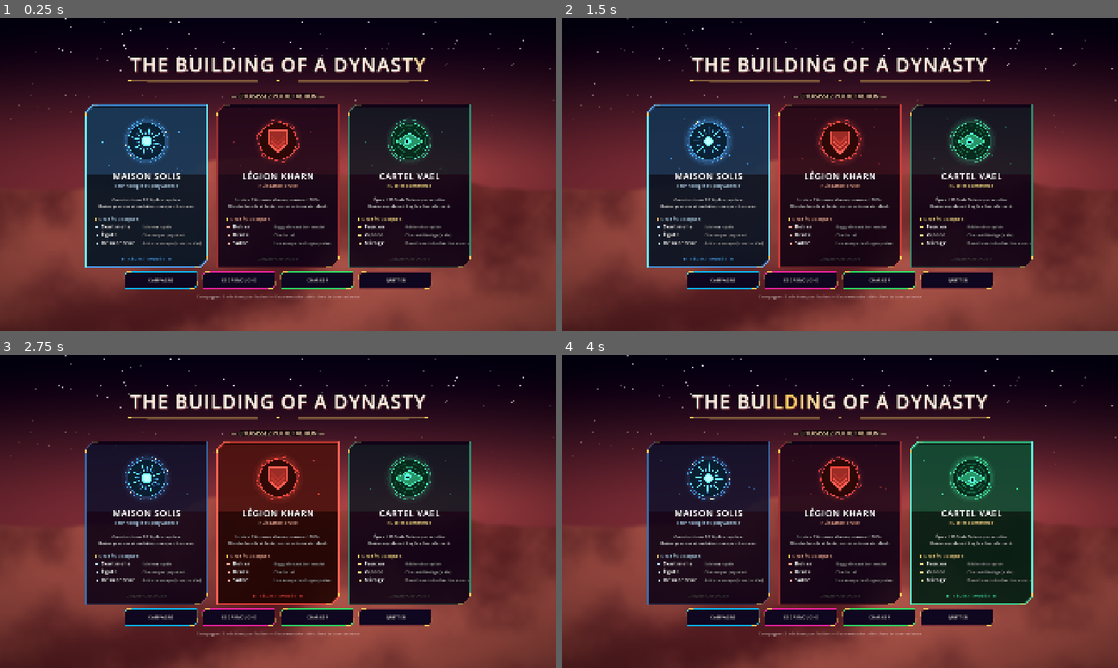
Above: before the commit, frames 1-4 (two rows, left to right).
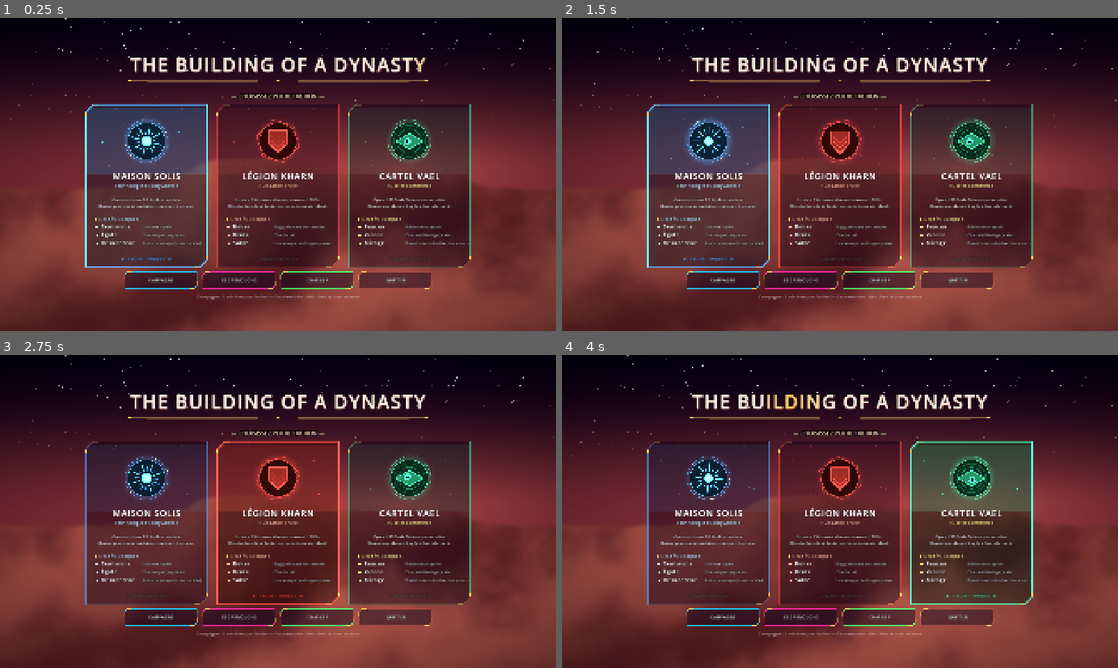
Above: after the commit, the same moments.

Repository: Nydaunvan/dune2-remake
Game: Godot game, scene res://menu.tscn
The game is run twice, just before and just after one commit, with the same random seed, the same clock (stepped at 60 frames per second) and the same inputs.
Inputs (mouse positions are in pixels of both pictures, inside the frame that each line leads up to):
- Up to frame 1 (0.25 s): no input
- Up to frame 2 (1.5 s): tap Enter at 0.5 s; drag from (840, 174) to (895, 105) at 0.52 s; drag from (728, 190) to (812, 237) at 1.27 s
- Up to frame 3 (2.75 s): move the mouse to (333, 442) at 2.02 s; hold Right (ui_right) from 2.03 s (still down); tap O at 2.1 s; click (333, 442) at 2.17 s; tap M at 2.3 s
- Up to frame 4 (4 s): release Right (ui_right) at 2.75 s; drag from (812, 574) to (673, 464) at 2.77 s; move the mouse to (1006, 558) at 3.52 s; hold Left (ui_left) from 3.53 s (still down); tap U at 3.6 s; click (1006, 558) at 3.67 s; tap M at 3.8 s

The runs differ from the first frame. In frame 1, 33% of the frame differs, in the area x 15-85%, y 27-87%; in frame 2, 32%; in frame 3, 31%; in frame 4, 33%.

Commit message:
Interface à fond translucide (panneaux verre, cadres, notifications)
Co-Authored-By: Claude Sonnet 5.5 <noreply@anthropic.com>
Claude-Session: https://claude.ai/code/session_016J9VLX1JshULsfbSsqHF5q

Diff:
--- a/shaders/ui_glass.gdshader
+++ b/shaders/ui_glass.gdshader
@@ -12,7 +12,8 @@
 uniform float border_w = 2.0;
 uniform float glow = 1.0;
 uniform float blur = 3.0;
-uniform float tint = 0.62;
+uniform float tint = 0.4;
+uniform float fill_alpha = 0.42; // opacité du fond (le jeu reste visible à travers)
 
 float sd_box(vec2 p, vec2 b, float r) {
 	vec2 q = abs(p) - b + vec2(r);
@@ -52,7 +53,7 @@
 	col = mix(col, bc * (1.0 + 0.6 * glow + 1.2 * corner), edge);
 	col = mix(bc, col, inside);
 
-	float a = inside * mix(0.88, 1.0, edge);
+	float a = inside * mix(fill_alpha, 1.0, edge);
 	a = max(a, outer * 0.35 * glow);
 	COLOR = vec4(col, a);
 }
--- a/ui.gd
+++ b/ui.gd
@@ -58,7 +58,7 @@
 	l.add_theme_color_override("font_outline_color", Color(0, 0, 0, 0.9))
 	l.add_theme_constant_override("outline_size", 6)
 	var sb := StyleBoxFlat.new()
-	sb.bg_color = Color(0.04, 0.02, 0.09, 0.82)
+	sb.bg_color = Color(0.04, 0.02, 0.09, 0.5)
 	sb.border_width_left = 4
 	sb.border_width_right = 4
 	sb.border_color = UiStyle.GOLD
--- a/ui_style.gd
+++ b/ui_style.gd
@@ -97,7 +97,9 @@
 ## Cadre complet : fond, filet principal, lueur et petites équerres dorées aux coins.
 static func frame(ci: CanvasItem, r: Rect2, cut: float, line: Color, fill: Color = PANEL, glow := 0.0, lit := 0.0) -> void:
 	var pts := chamfer(r, cut)
-	ci.draw_colored_polygon(pts, fill.lerp(PANEL_HI, lit))
+	var fc := fill.lerp(PANEL_HI, lit)
+	fc.a *= 0.5 # fond translucide
+	ci.draw_colored_polygon(pts, fc)
 	if glow > 0.0:
 		ci.draw_polyline(closed(pts), Color(line.r, line.g, line.b, 0.18 * glow), 7.0, true)
 		ci.draw_polyline(closed(pts), Color(line.r, line.g, line.b, 0.3 * glow), 4.0, true)
